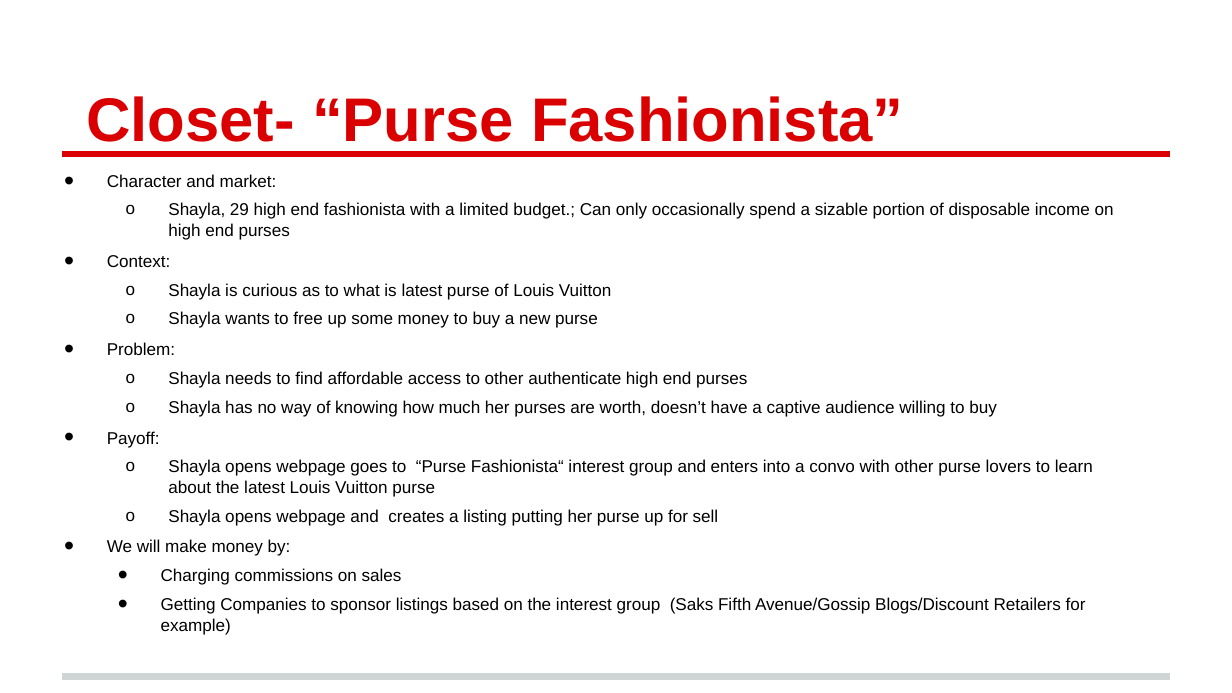
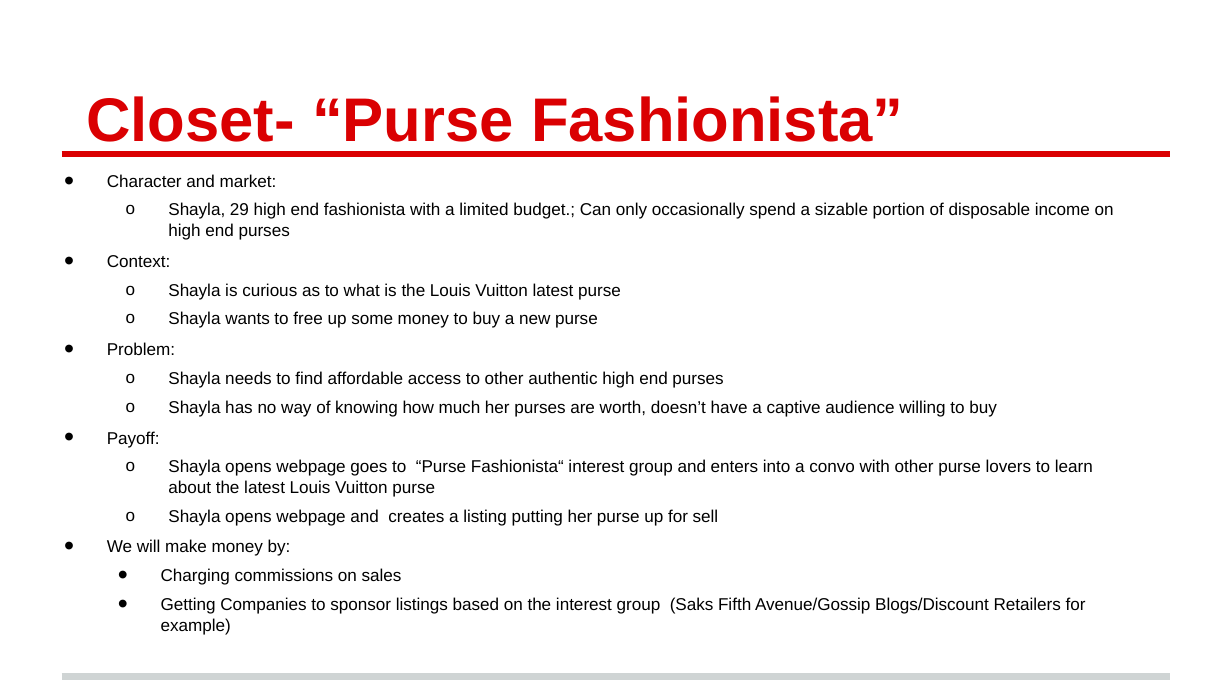
Before and after one commit to skorlir/closet, a slide deck: slide 6 of NUvention Web Scenario Assignment-Final.pptx. Drawn at 1232x693 pixels with LibreOffice and Linux fonts; fonts in the diff are those of the drawing. Boxes give left, top, right and bottom in pixels: in the first picture for what was removed or moved away, otherwise in the second. Text is boxed around its words. In the diff, an @@ line names an element or a change of style, - is before the commit and + after.

```diff
--- a/NUvention Web Scenario Assignment-Final.pptx
+++ b/NUvention Web Scenario Assignment-Final.pptx
@@ text at (168,283,621,300): text changed @@
-  o Shayla is curious as to what is latest purse of Louis Vuitton
+  o Shayla is curious as to what is the Louis Vuitton latest purse
@@ text at (168,371,723,388): text changed @@
-  o Shayla needs to find affordable access to other authenticate high end purses
+  o Shayla needs to find affordable access to other authentic high end purses
```
Also in this commit, not shown: 2 other slides changed.
